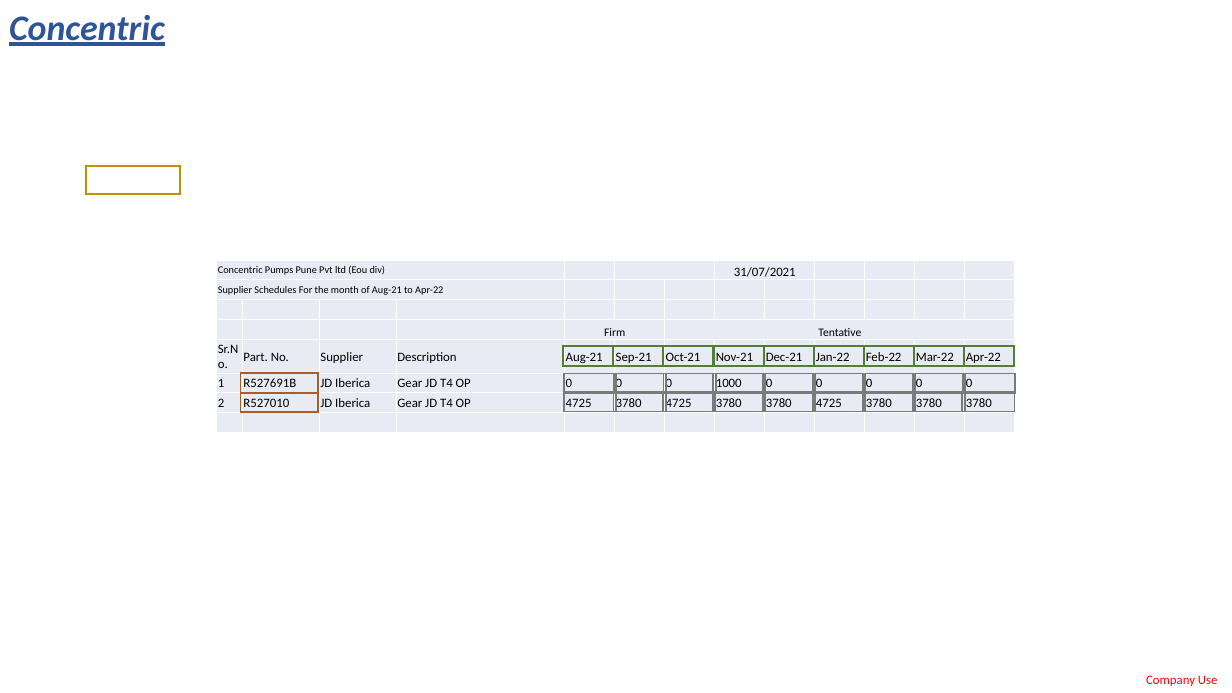
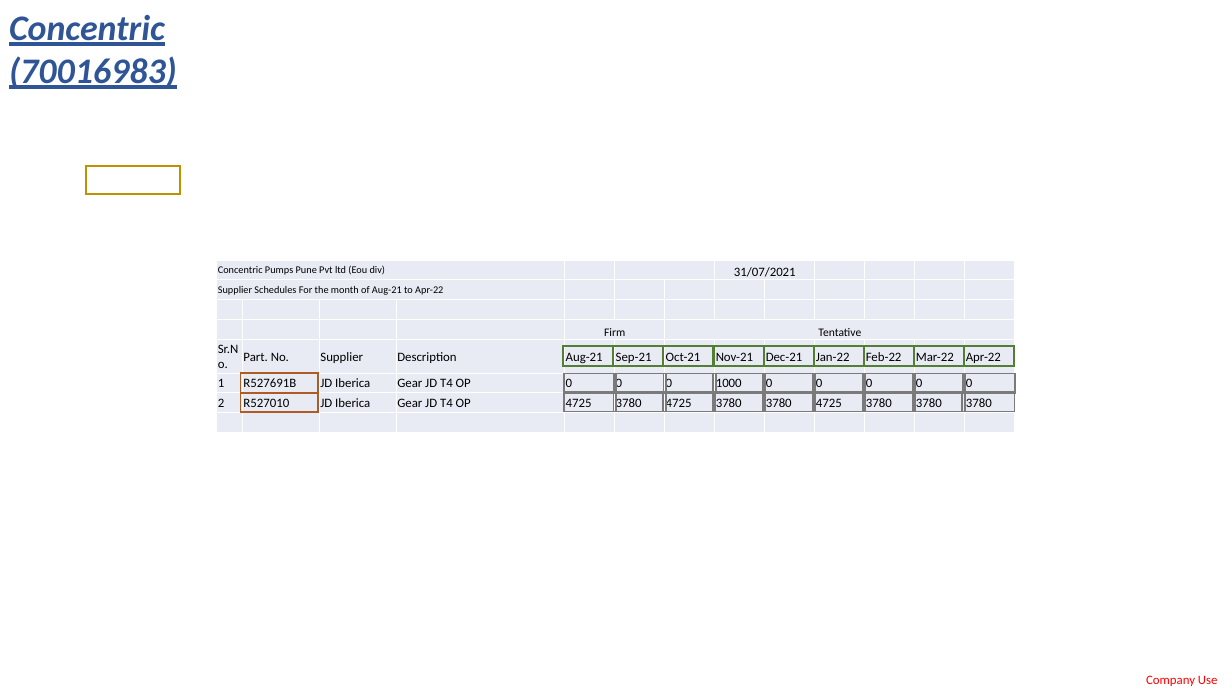
Before and after one commit to LobatoJaime/Bot-Creacion-de-Pedidos, a slide deck: slide 16 of AI_Engine/Info/ExtraccionDatos.pptx (slide 3 before the commit). Drawn at 1232x693 pixels with LibreOffice and Linux fonts; fonts in the diff are those of the drawing. Boxes give left, top, right and bottom in pixels: in the first picture for what was removed or moved away, otherwise in the second. Text is boxed around its words. In the diff, an @@ line names an element or a change of style, - is before the commit and + after.

```diff
--- a/AI_Engine/Info/ExtraccionDatos.pptx
+++ b/AI_Engine/Info/ExtraccionDatos.pptx
@@ text at (9,15,177,89): text changed @@
-Concentric
+Concentric (70016983)
```
Also in this commit, not shown: 14 other slides changed, 1 other file.
